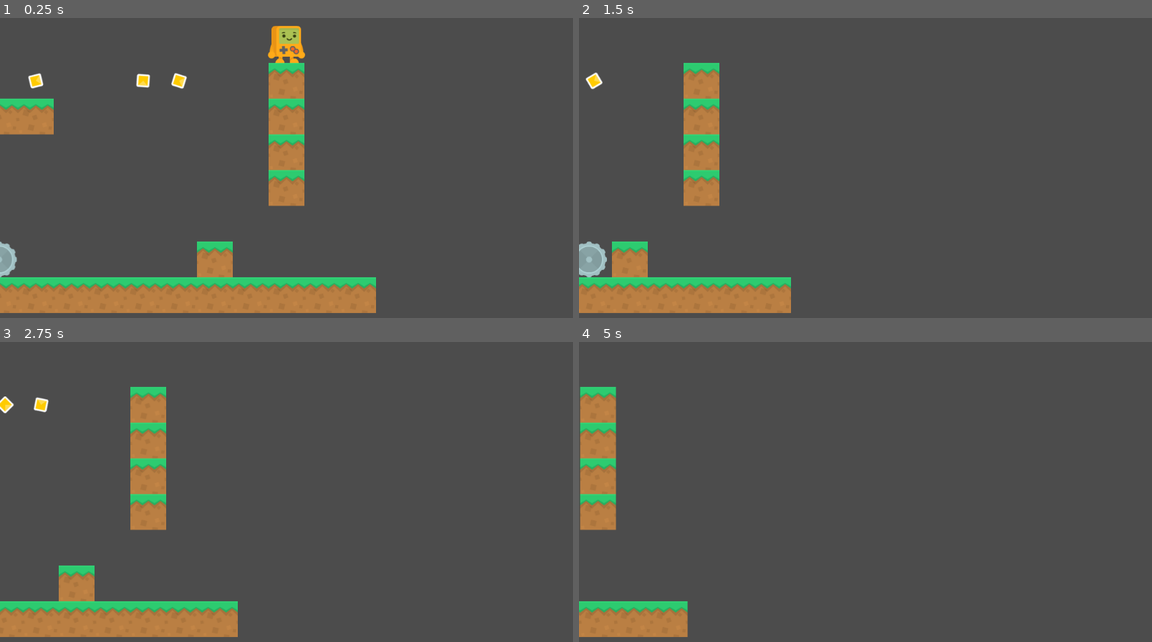
Above: before the commit, frames 1-4 (two rows, left to right).
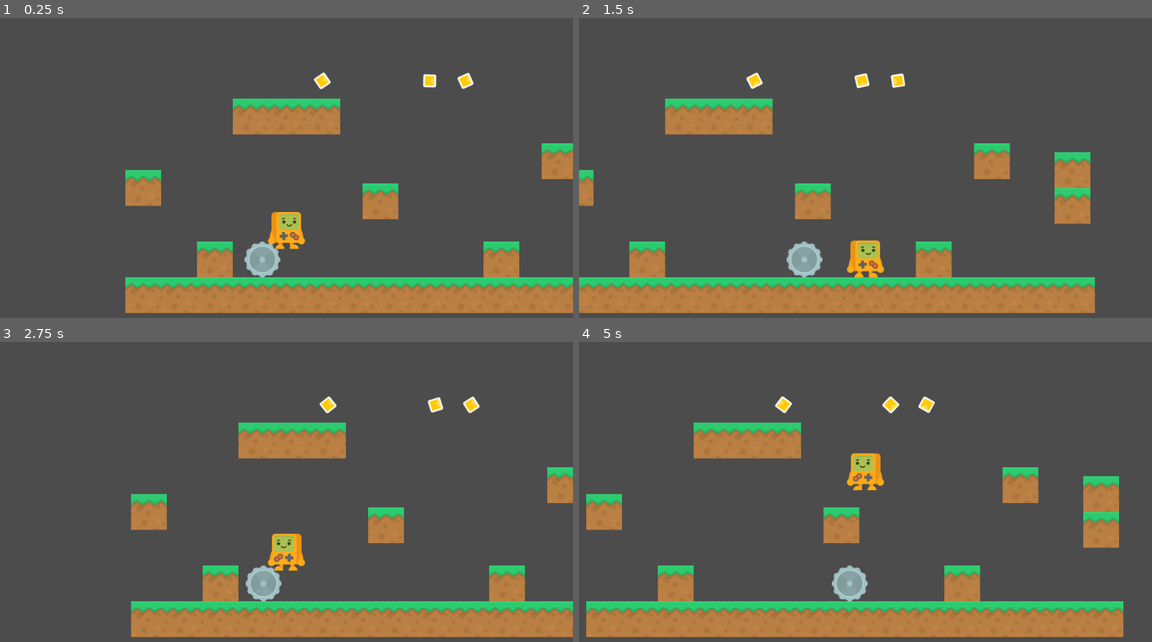
Above: after the commit, the same moments.

Repository: Oblivion-nara/Delve
Game: Godot game, scene res://MainScene.tscn
Same seed, same stepped clock (60 frames per second), same inputs: the game is played once before the commit and once after it.
Inputs:
- Up to frame 1 (0.25 s): no input
- Up to frame 2 (1.5 s): hold D (move_right) from 0.53 s (still down); tap Space (jump) at 0.77 s
- Up to frame 3 (2.75 s): tap Space (jump) at 1.52 s; release D (move_right) at 2.03 s; hold A (move_left) from 2.03 s (still down)
- Up to frame 4 (5 s): release A (move_left) at 2.78 s; hold D (move_right) 2.78-4.28 s; tap Space (jump) at 3.02, 3.77, 4.52 s; hold A (move_left) from 4.28 s (still down)

The runs differ from the first frame. In frame 1, 17% of the frame differs, in the area x 0-100%, y 2-99%; in frame 2, 18%; in frame 3, 20%; in frame 4, 20%, in the area x 0-95%, y 14-99%.

Commit message:
to bro

Diff:
--- a/MainScene.tscn
+++ b/MainScene.tscn
@@ -11,7 +11,7 @@
 script = ExtResource( 6 )
 
 [node name="Player" parent="." instance=ExtResource( 1 )]
-position = Vector2( 800, 72 )
+position = Vector2( 288, 408 )
 
 [node name="Tile" parent="." instance=ExtResource( 2 )]
 position = Vector2( 416, 544 )
@@ -38,19 +38,19 @@
 position = Vector2( 864, 544 )
 
 [node name="Tile14" parent="." instance=ExtResource( 2 )]
-position = Vector2( 800, 224 )
+position = Vector2( 776, 304 )
 
 [node name="Tile15" parent="." instance=ExtResource( 2 )]
-position = Vector2( 800, 352 )
+position = Vector2( 920, 384 )
 
 [node name="Tile16" parent="." instance=ExtResource( 2 )]
 position = Vector2( 672, 480 )
 
 [node name="Tile17" parent="." instance=ExtResource( 2 )]
-position = Vector2( 800, 160 )
+position = Vector2( 456, 376 )
 
 [node name="Tile18" parent="." instance=ExtResource( 2 )]
-position = Vector2( 800, 288 )
+position = Vector2( 920, 320 )
 
 [node name="Tile19" parent="." instance=ExtResource( 2 )]
 position = Vector2( 352, 224 )
